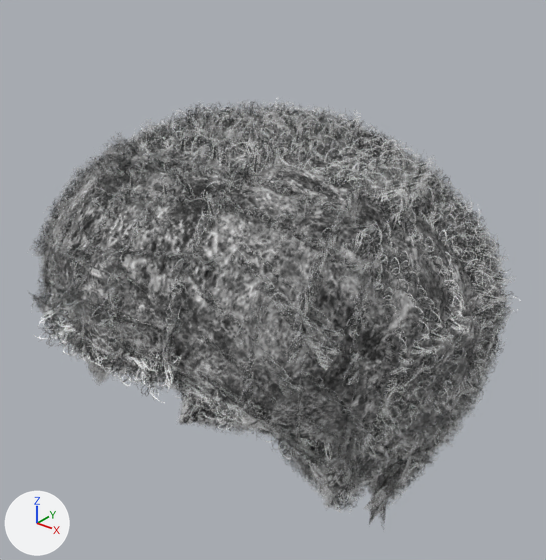
One commit to the glTF model public/models/makehuman/hair/fem/rulos.gltf: the scene before it, then after it.
Camera for both pictures: a camera (50 mm lens) standing at (0.18, -0.259, 1.68) and looking at (-0.005, -0.027, 1.537). Arrows for +X, +Y and +Z are at lower left; the lights stay in place. The older version comes first.

In view in the first picture: 'fem_hair_rulos'.
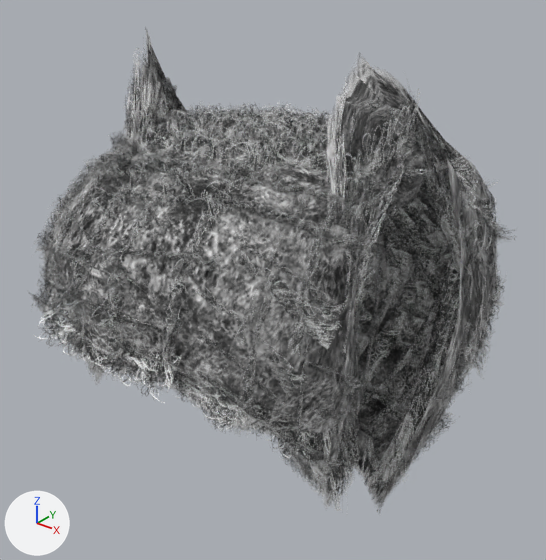
The newer file adds a shape key; the second version is drawn at full value of the shape key 'a_orejasPerro' of 'fem_hair_rulos', and the change is written as the vertex moves it makes.

What differs and where, as boxes (x1, y1, x2, y2) in the pictures (546 x 560 px; the box of a moved part takes in the faces that stretch with it):
'fem_hair_rulos', reshaped (12% taller): before (28, 97, 520, 531); after (28, 29, 517, 515)
part 1 of me_afro01_008, moved or reshaped: before (233, 197, 315, 345); after (235, 191, 314, 344)
part 2 of me_afro01_008, moved or reshaped: before (32, 147, 116, 261); after (33, 145, 123, 262)
part 3 of me_afro01_008, moved or reshaped: before (30, 97, 520, 531); after (33, 29, 517, 515)

What the commit changed:
me_afro01_008 is used by ob_fem_hair_rulos; location (0.0, 0.0, 0.0).
me_afro01_008 had 2196 vertices, 2192 faces and spanned x -0.094..0.094, y -0.137..0.078, z 1.412..1.617.
me_afro01_008 now has 2196 vertices, 2192 faces and spans x -0.085..0.085, y -0.137..0.078, z 1.412..1.641.
me_afro01_008 part 1: the loose piece of 4 vertices spanning x 0.046..0.05, y -0.116..-0.065, z 1.558..1.601 is moved by (-0.001, 0.0, 0.0).
me_afro01_008 part 2: the loose piece of 4 vertices spanning x -0.05..-0.046, y -0.116..-0.065, z 1.558..1.601 is moved by (0.001, 0.0, 0.0).
me_afro01_008 part 3: 1163 of 2196 vertices moved; they spanned x -0.094..0.094, y -0.109..0.044, z 1.43..1.613 and now span x -0.085..0.085, y -0.107..0.043, z 1.43..1.641; mean shift (0.0, -0.001, 0.037); largest move (0.069, -0.043, 1.494) -> (0.049, -0.052, 1.641).
Other edits to the shape of me_afro01_008 do not show in these pictures.
